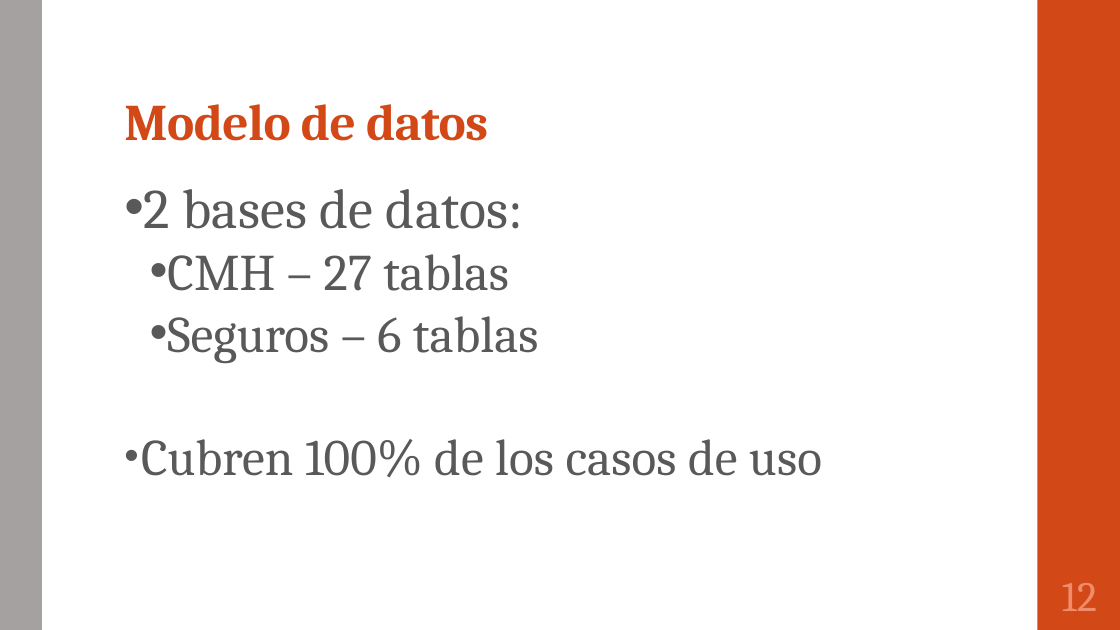
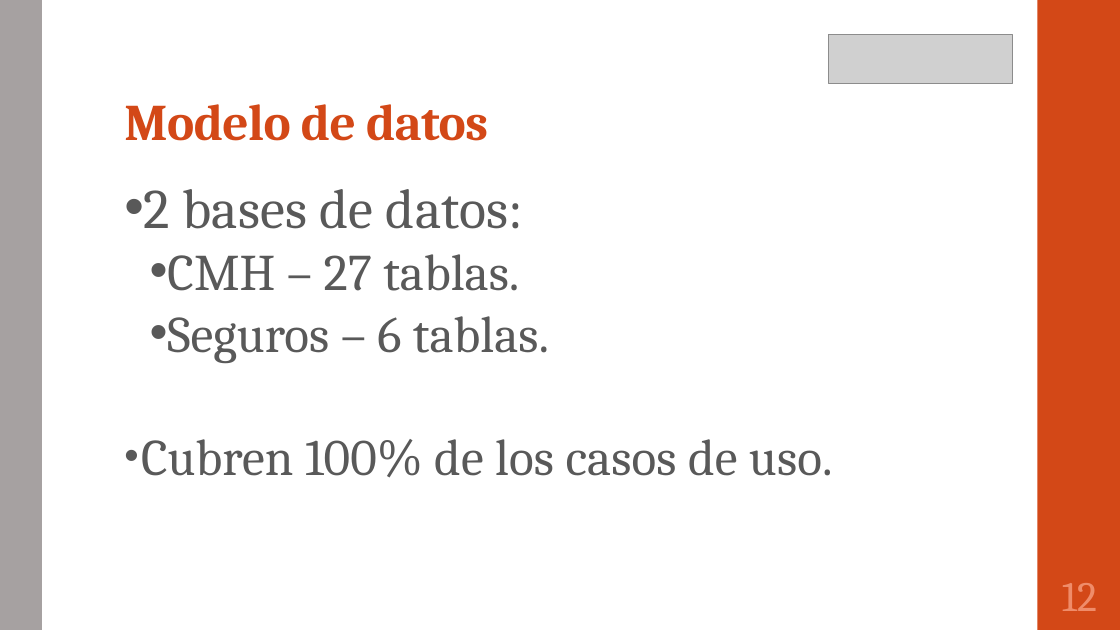
Before and after one commit to portafolio2016/hipocrates, a slide deck: slide 13 of presentación lunes 24 octubre 2016.pptx. Drawn at 1120x630 pixels with LibreOffice and Linux fonts; fonts in the diff are those of the drawing; grey boxes stand for pictures. Boxes give left, top, right and bottom in pixels: in the first picture for what was removed or moved away, otherwise in the second. Text is boxed around its words. In the diff, an @@ line names an element or a change of style, - is before the commit and + after.

```diff
--- a/presentación lunes 24 octubre 2016.pptx
+++ b/presentación lunes 24 octubre 2016.pptx
@@ picture added at [829, 34, 1013, 82] @@
@@ text at [141, 254, 833, 478]: text changed @@
-  • CMH – 27 tablas
-  • Seguros – 6 tablas
-• Cubren 100% de los casos de uso
+  • CMH – 27 tablas.
+  • Seguros – 6 tablas.
+• Cubren 100% de los casos de uso.
```
Also in this commit, not shown: 16 other slides changed.
